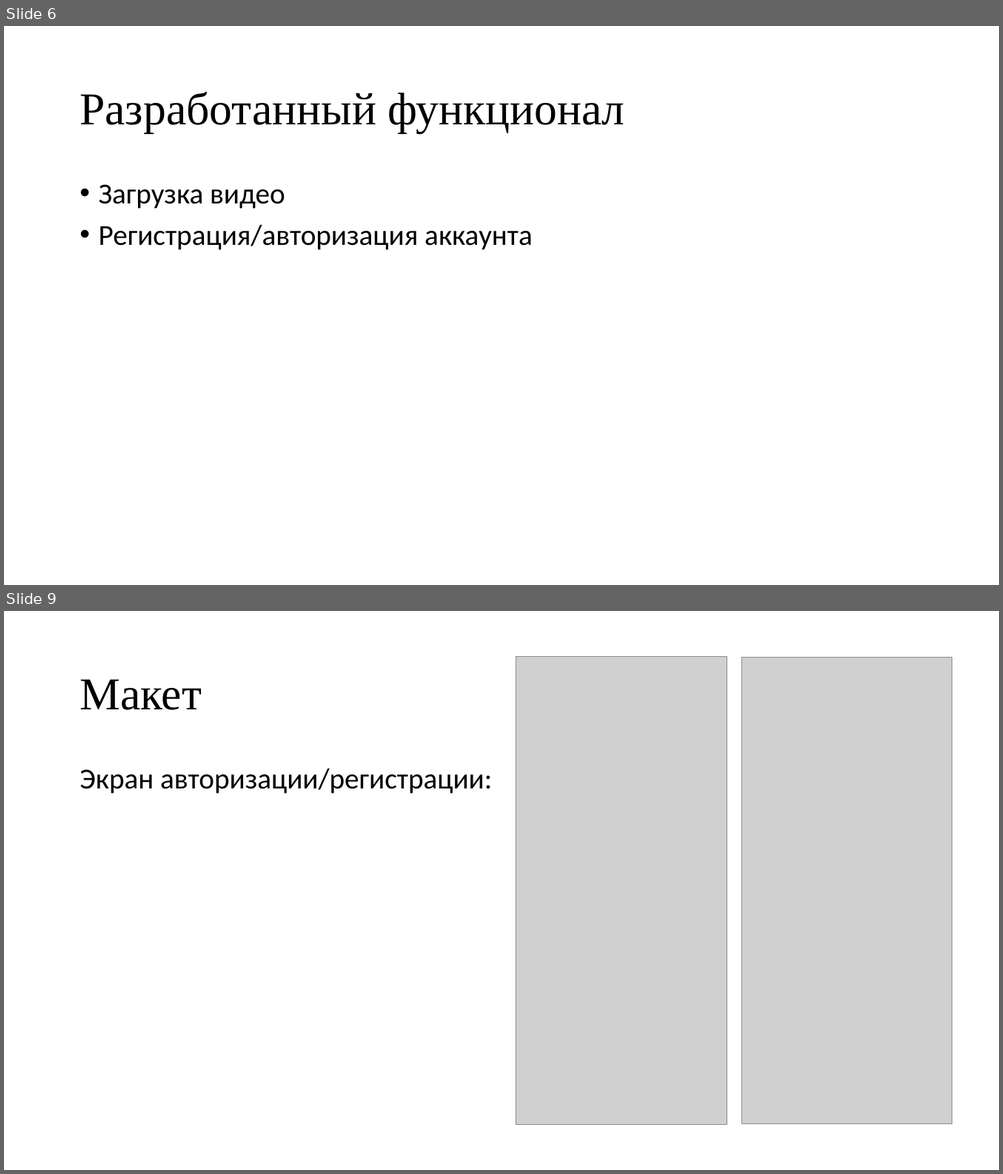
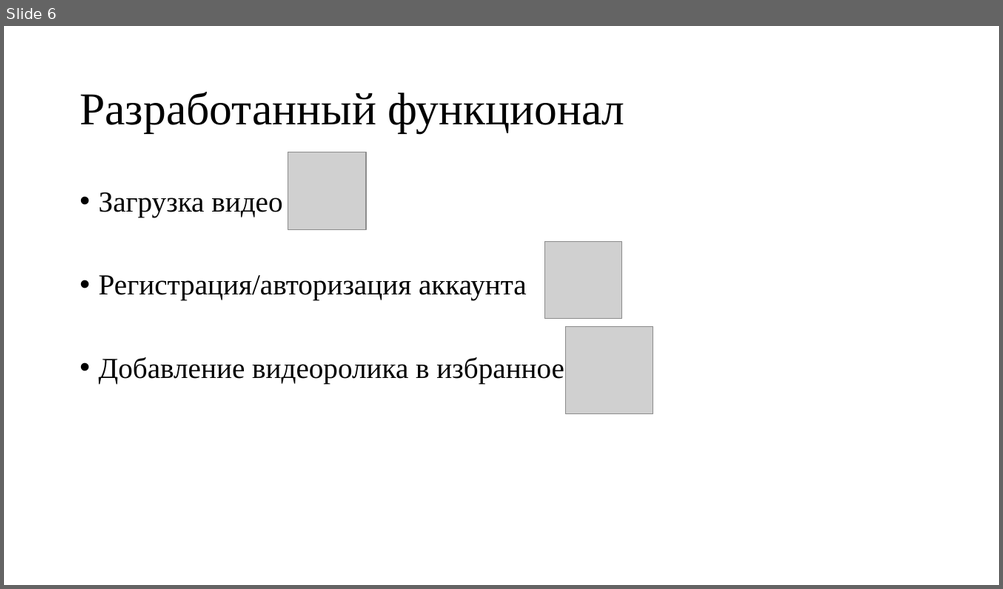
Before and after one commit to Shivronin/Cursa4, a slide deck: Презентация.pptx. Shown one above the other, each under a label of ours: slides 6 and 9 before the commit, slide 6 after it; the slides between them are not shown. The pictures are 1003x1174 and 1003x589 pixels, drawn with LibreOffice and Linux fonts; fonts in the diff are those of the drawing; grey boxes stand for pictures. Boxes give left, top, right and bottom in pixels: in the first picture for what was removed or moved away, otherwise in the second. Text is boxed around its words. In the diff, an @@ line names an element or a change of style, - is before the commit and + after.

```diff
--- a/Презентация.pptx
+++ b/Презентация.pptx
@@ slide 9 removed at bbox=[4, 611, 999, 1170], background #FFFFFF @@
@@ picture removed at bbox=[516, 657, 726, 1125] @@
@@ picture removed at bbox=[741, 658, 951, 1125] @@
@@ title removed at bbox=[79, 679, 202, 710] @@
-Макет
@@ text removed at bbox=[79, 768, 492, 794] @@
-Экран авторизации/регистрации:
@@ slide 6 changed as well @@
@@ picture added at bbox=[288, 152, 366, 230] @@
@@ text "Загрузка видео": place and size @@
-text "Загрузка видео" at bbox=[99, 184, 532, 250]
+text "Загрузка видео" at bbox=[99, 192, 564, 384]
@@ text at bbox=[99, 192, 526, 301]: font Calibri to Times New Roman in "Загрузка видео", "Регистрация/авторизация аккаунта" @@
@@ picture added at bbox=[545, 241, 622, 318] @@
@@ picture added at bbox=[566, 326, 653, 414] @@
@@ text at bbox=[99, 358, 564, 384]: paragraph added @@
+• Добавление видеоролика в избранное
```
Also in this commit, not shown: 4 other slides changed, 3 slides added, 5 other slides removed, 1 other file.
